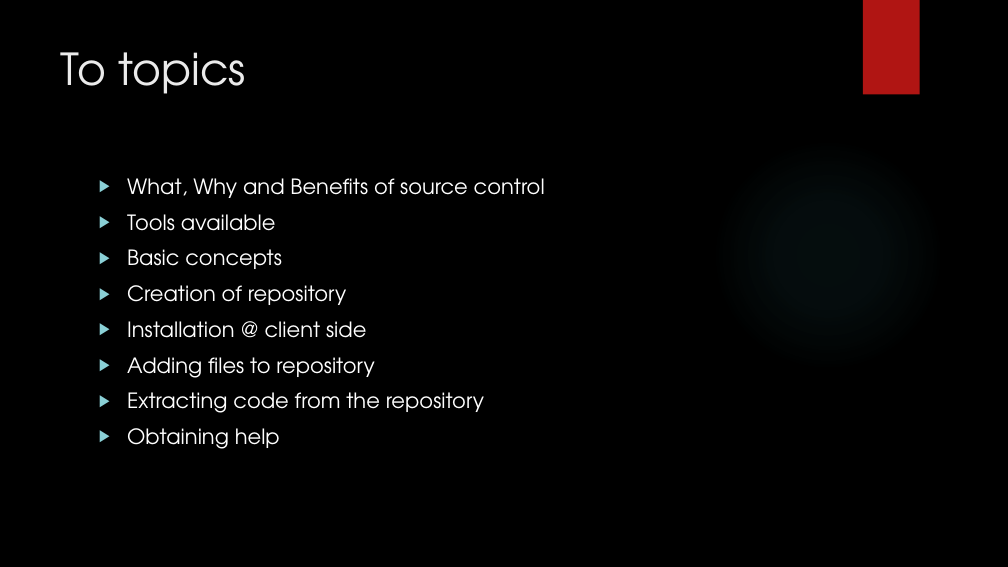
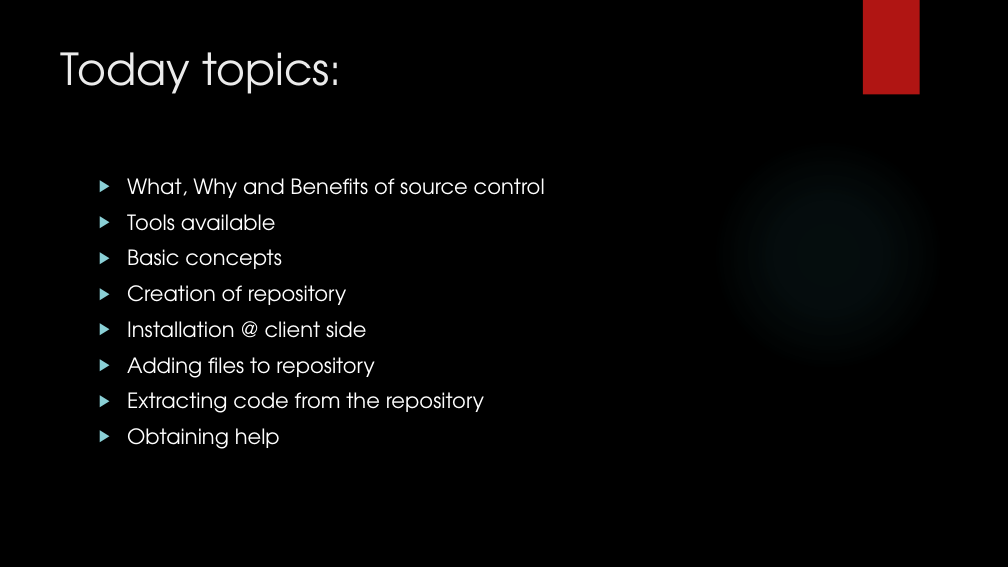
Before and after one commit to rjrosag/training, a slide deck: slide 2 of Github 101.pptx. Drawn at 1008x567 pixels with LibreOffice and Linux fonts; fonts in the diff are those of the drawing; background and template pictures are left out. Boxes give left, top, right and bottom in pixels: in the first picture for what was removed or moved away, otherwise in the second. Text is boxed around its words. In the diff, an @@ line names an element or a change of style, - is before the commit and + after.

```diff
--- a/Github 101.pptx
+++ b/Github 101.pptx
@@ title at [61, 52, 343, 94]: text changed @@
-To topics
+Today topics:
```
Also in this commit, not shown: 4 other slides changed, 1 slide added, 3 other files.
